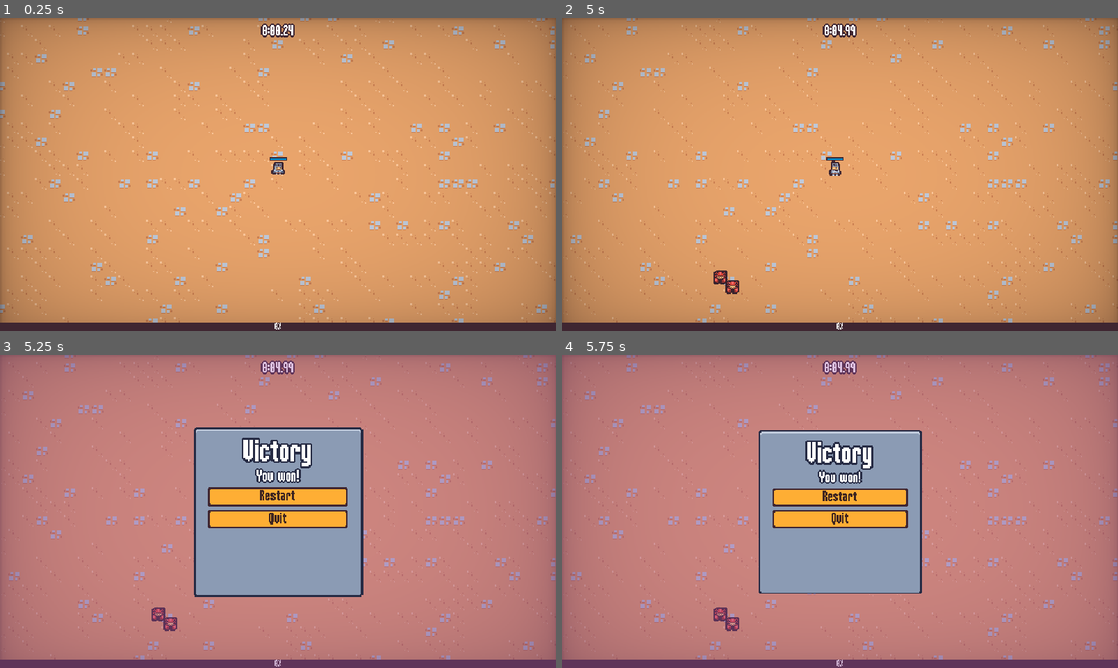
Above: before the commit, frames 1-4 (two rows, left to right).
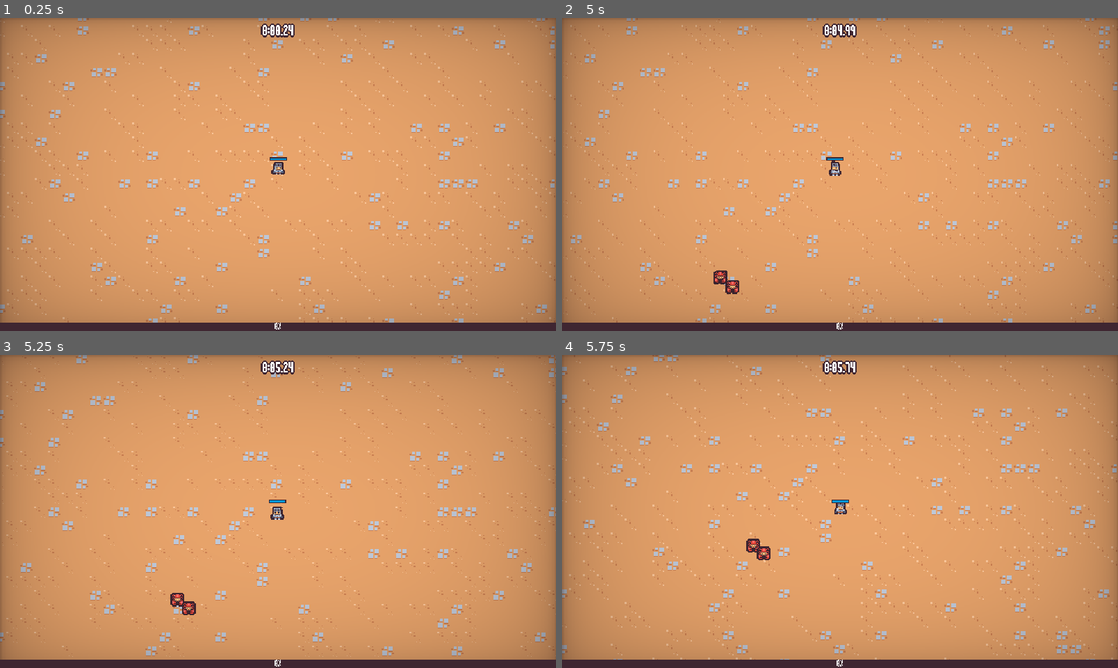
Above: after the commit, the same moments.

Repository: RobinSizemore/2D-Survivors-Course
Game: Godot game, scene res://Scenes/Main/main.tscn
Two runs of this game, one before a commit and one after it. Both use one fixed random seed, a clock stepped at 60 frames per second and the inputs below.
Inputs (mouse positions are in pixels of both pictures, inside the frame that each line leads up to):
- Up to frame 1 (0.25 s): no input
- Up to frame 2 (5 s): move the mouse to (962, 158) at 0.52 s; press the mouse at (962, 158) at 0.53 s; hold D (move_right) 0.53-1.28 s; move the mouse to (728, 190) at 1.27 s; release the mouse at (728, 190) at 1.28 s; hold S (move_down) 1.28-2.03 s; click (728, 190) at 1.35 s; move the mouse to (895, 105) at 2.02 s; press the mouse at (895, 105) at 2.03 s; hold D (move_right) 2.03-2.78 s; move the mouse to (812, 237) at 2.77 s; release the mouse at (812, 237) at 2.78 s; hold W (move_up) 2.78-3.53 s; click (812, 237) at 2.85 s; move the mouse to (1006, 221) at 3.52 s; press the mouse at (1006, 221) at 3.53 s; hold A (move_left) from 3.53 s (still down); move the mouse to (673, 127) at 4.27 s; release the mouse at (673, 127) at 4.28 s; click (673, 127) at 4.35 s
- Up to frame 3 (5.25 s): move the mouse to (305, 511) at 5.02 s; release A (move_left) at 5.03 s; press the mouse at (305, 511) at 5.03 s; hold S (move_down) from 5.03 s (still down)
- Up to frame 4 (5.75 s): keep holding S (move_down)

Frames 1-2 are identical in both runs. In frame 3, 96% of the frame differs, in the area x 0-100%, y 0-100%; in frame 4, 96%.

Commit message:
Music.

Diff:
--- /dev/null
+++ b/Scenes/AutoLoad/music_player.gd
@@ -0,0 +1,12 @@
+extends AudioStreamPlayer
+
+
+func _ready():
+	finished.connect(on_finished)
+	$Timer.timeout.connect(on_timer_timeout)
+
+func on_finished():
+	$Timer.start()
+
+func on_timer_timeout():
+	play()
--- /dev/null
+++ b/Scenes/AutoLoad/music_player.tscn
@@ -0,0 +1,16 @@
+[gd_scene load_steps=3 format=3 uid="uid://c2fqoyurvjk3b"]
+
+[ext_resource type="AudioStream" uid="uid://b7xed2dmvebf3" path="res://Assets/Music/HearWhatTheySay.mp3" id="1_bqswj"]
+[ext_resource type="Script" path="res://Scenes/AutoLoad/music_player.gd" id="2_kn3hd"]
+
+[node name="MusicPlayer" type="AudioStreamPlayer"]
+process_mode = 3
+stream = ExtResource("1_bqswj")
+volume_db = -25.0
+autoplay = true
+bus = &"Music"
+script = ExtResource("2_kn3hd")
+
+[node name="Timer" type="Timer" parent="."]
+wait_time = 5.0
+one_shot = true
--- a/Scenes/Manager/arena_time_manager.tscn
+++ b/Scenes/Manager/arena_time_manager.tscn
@@ -8,6 +8,6 @@
 end_screen_scene = ExtResource("2_r6wwr")
 
 [node name="Timer" type="Timer" parent="."]
-wait_time = 5.0
+wait_time = 300.0
 one_shot = true
 autostart = true
--- a/Scenes/UI/sound_button.tscn
+++ b/Scenes/UI/sound_button.tscn
@@ -14,4 +14,5 @@
 script = ExtResource("1_hd3gv")
 
 [node name="RandomStreamPlayer" parent="." instance=ExtResource("2_puckw")]
+bus = &"Sound Effects"
 streams = Array[AudioStream]([ExtResource("3_gam8v"), ExtResource("4_2xkry"), ExtResource("5_tt4hr"), ExtResource("6_wl1d0"), ExtResource("7_vpayu")])
--- a/project.godot
+++ b/project.godot
@@ -18,6 +18,7 @@
 [autoload]
 
 GameEvents="*res://Scenes/AutoLoad/game_events.tscn"
+MusicPlayer="*res://Scenes/AutoLoad/music_player.tscn"
 
 [display]
 
Not shown, added: Assets/Music/HearWhatTheySay.mp3.import
Not shown, added: Assets/Music/HearWhatTheySay.mp3
